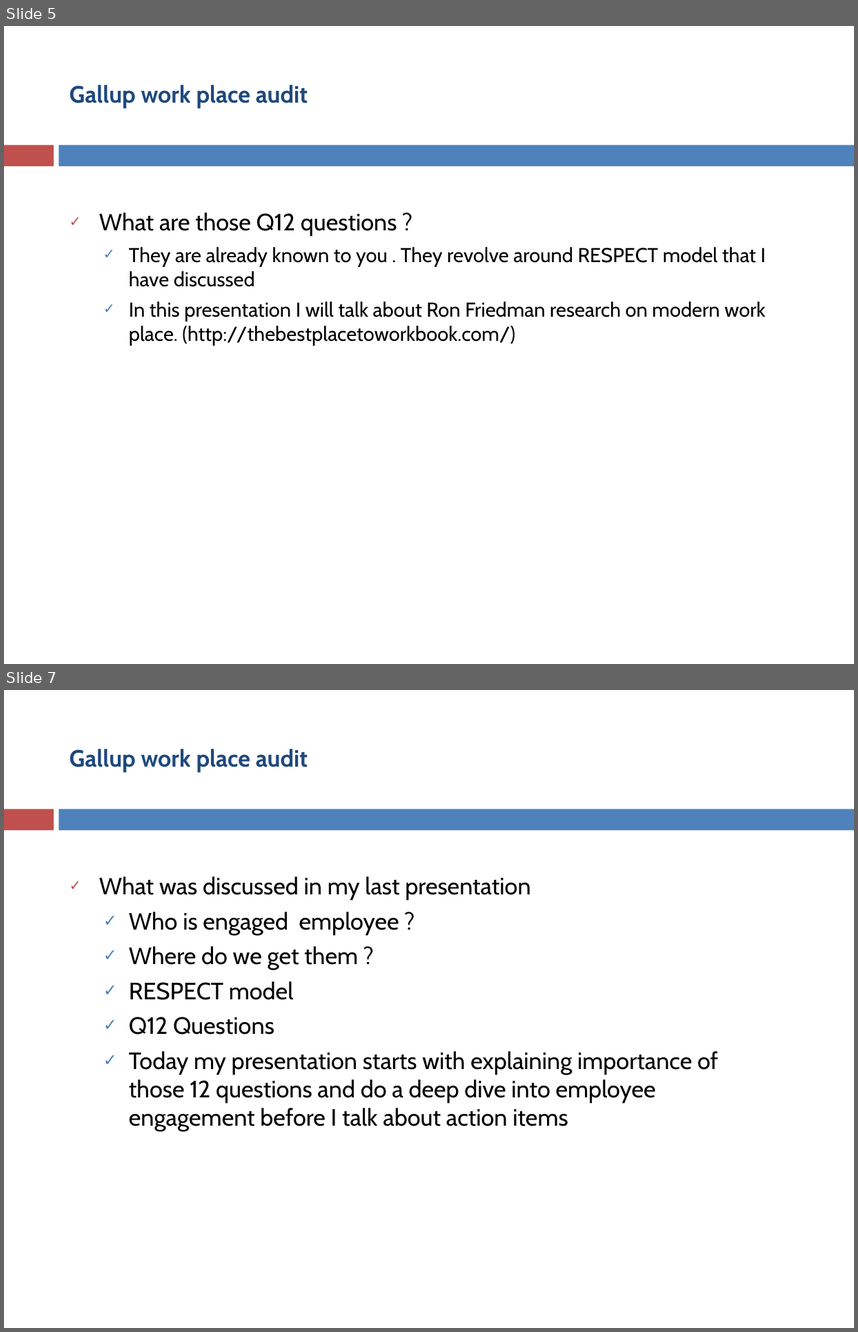
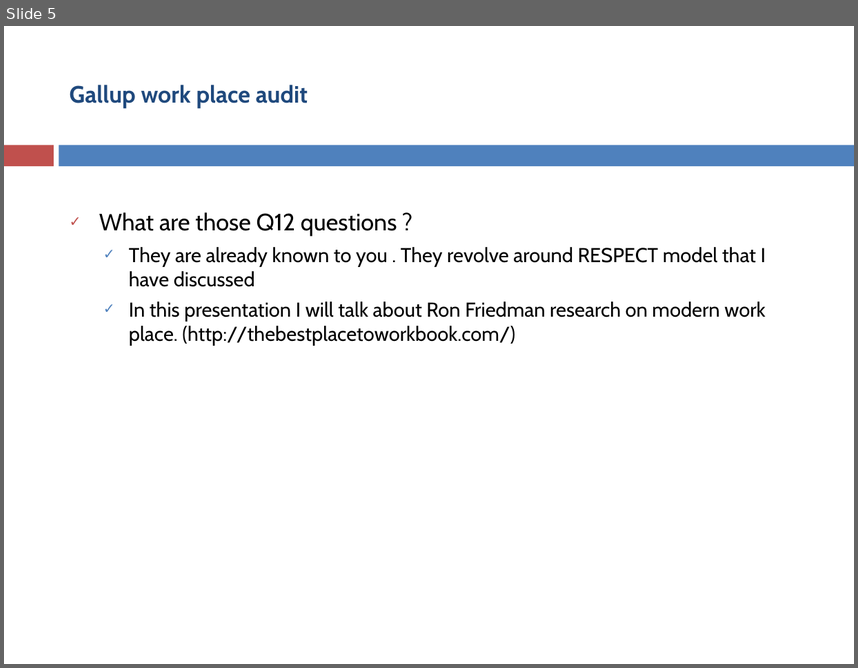
Before and after one commit to asakala/notes, a slide deck: Prokarma/Magnetic Work Environment.pptx. Shown one above the other, each under a label of ours: slides 5 and 7 before the commit, slide 5 after it; the slides between them are not shown. The pictures are 858x1332 and 858x668 pixels, drawn with LibreOffice and Linux fonts; fonts in the diff are those of the drawing. Boxes give left, top, right and bottom in pixels: in the first picture for what was removed or moved away, otherwise in the second. Text is boxed around its words. In the diff, an @@ line names an element or a change of style, - is before the commit and + after.

```diff
--- a/Prokarma/Magnetic Work Environment.pptx
+++ b/Prokarma/Magnetic Work Environment.pptx
@@ slide 7 removed at (x1=4, y1=690, x2=854, y2=1328), background #FFFFFF; not listed: 2 template elements that a slide beside it also shows @@
@@ title removed at (x1=70, y1=749, x2=308, y2=772) @@
-Gallup work place audit
@@ text removed at (x1=99, y1=876, x2=718, y2=1132) @@
-✓ What was discussed in my last presentation
-  ✓ Who is engaged employee ?
-  ✓ Where do we get them ?
-  ✓ RESPECT model
-  ✓ Q12 Questions
-  ✓ Today my presentation starts with explaining importance of those 12 questions and do a deep dive into employee engagement before I talk about action items
```
Also in this commit, not shown: 3 slides changed, 3 slides added, 15 other slides removed.
